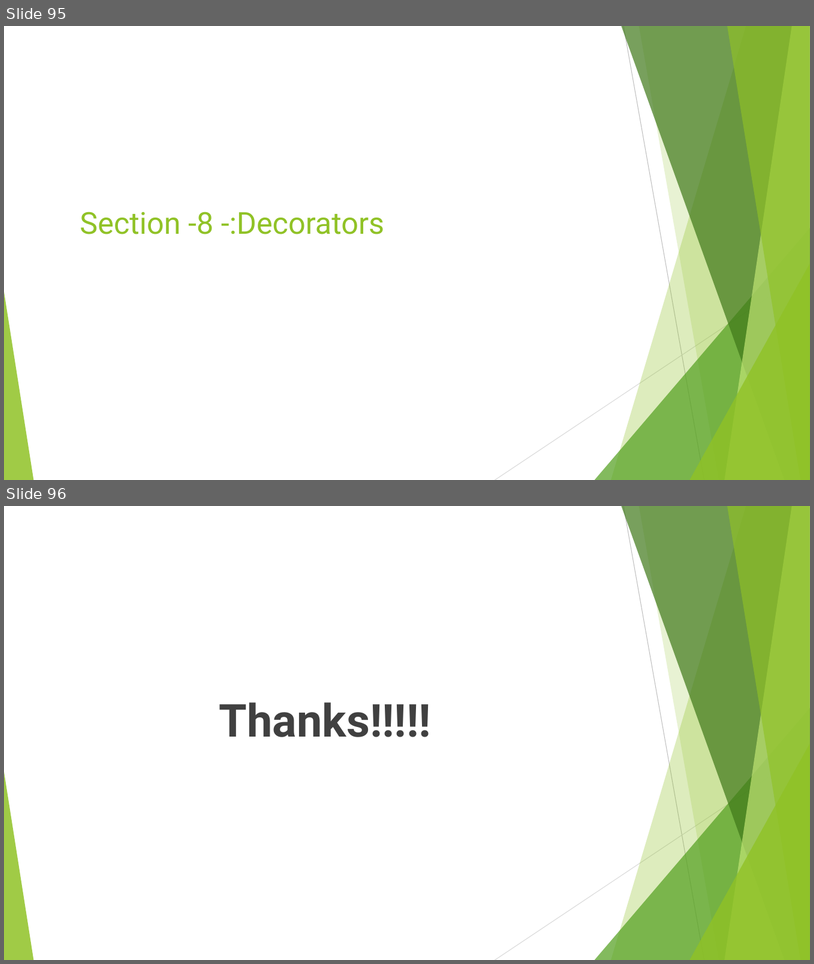
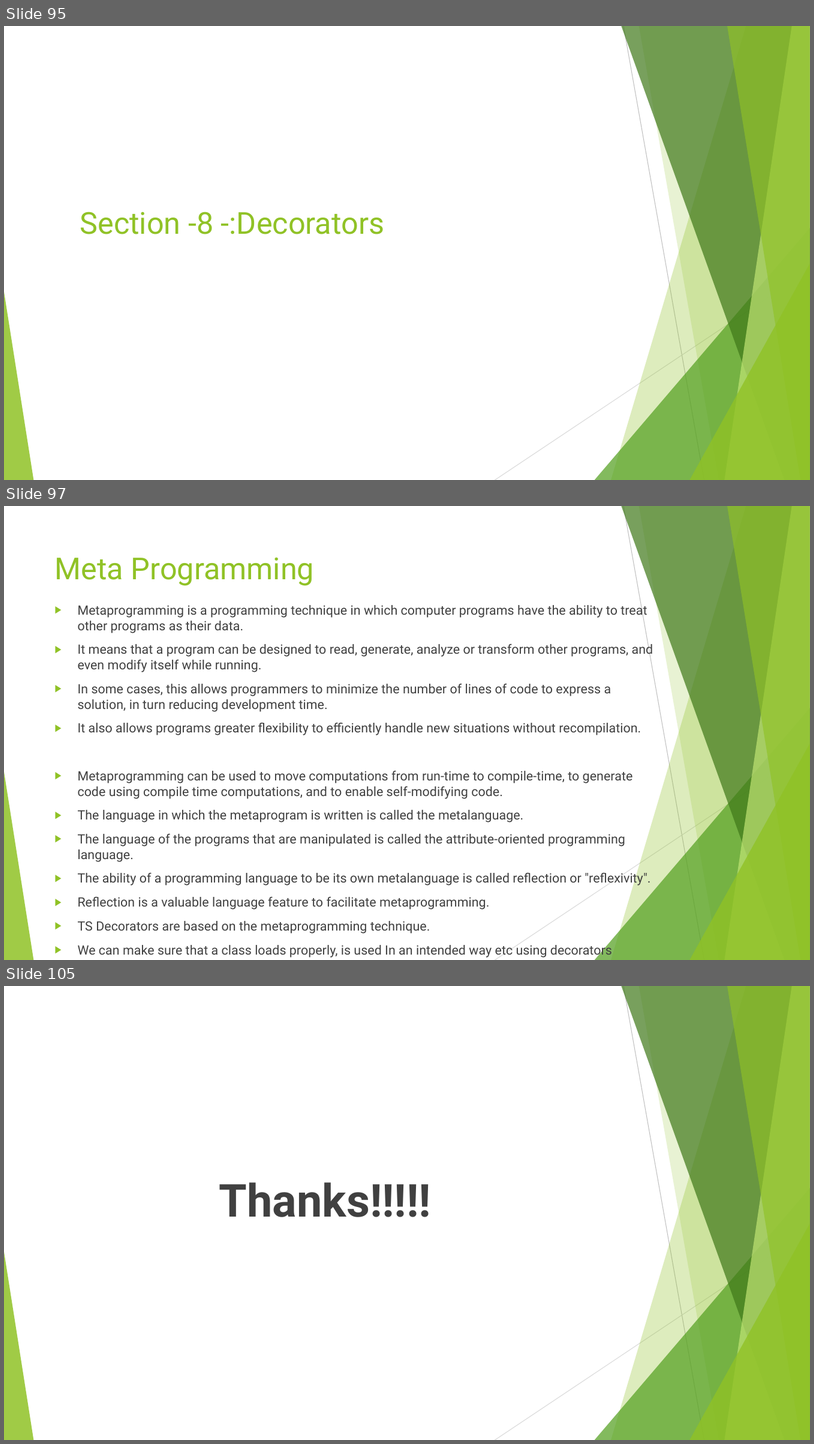
Before and after one commit to rudhrainfogain/TypeScript, a slide deck: PPT/TypeScriptv8.pptx. Shown one above the other, each under a label of ours: slides 95 and 96 before the commit, slides 95, 97 and 105 after it; the slides between them are not shown. The pictures are 814x964 and 814x1444 pixels, drawn with LibreOffice and Linux fonts; fonts in the diff are those of the drawing. Boxes give left, top, right and bottom in pixels: in the first picture for what was removed or moved away, otherwise in the second. Text is boxed around its words. In the diff, an @@ line names an element or a change of style, - is before the commit and + after.

Commit message:
Decorators Partial Code

```diff
--- a/PPT/TypeScriptv8.pptx
+++ b/PPT/TypeScriptv8.pptx
@@ slide 97 added at [4, 506, 810, 960], background #FFFFFF; not listed: 10 template elements that a slide beside it also shows @@
@@ title added at [55, 557, 314, 586], 36 pt, text #90C226 @@
+Meta Programming
@@ text added at [78, 603, 654, 958], 15.3 pt, text #404040 @@
+▶ Metaprogramming is a programming technique in which computer programs have the ability to treat other programs as their data.
+▶ It means that a program can be designed to read, generate, analyze or transform other programs, and even modify itself while running.
+▶ In some cases, this allows programmers to minimize the number of lines of code to express a solution, in turn reducing development time.
+▶ It also allows programs greater flexibility to efficiently handle new situations without recompilation.
+▶ Metaprogramming can be used to move computations from run-time to compile-time, to generate code using compile time computations, and to enable self-modifying code.
+▶ The language in which the metaprogram is written is called the metalanguage.
+▶ The language of the programs that are manipulated is called the attribute-oriented programming language.
+▶ The ability of a programming language to be its own metalanguage is called reflection or "reflexivity".
+▶ Reflection is a valuable language feature to facilitate metaprogramming.
+▶ TS Decorators are based on the metaprogramming technique.
+▶ We can make sure that a class loads properly, is used In an intended way etc using decorators
+▶ Decorators usually don’t have a direct impact on what users see on our page
@@ what was slide 96 is now slide 105 @@
```
Also in this commit, not shown: 8 other slides added, 4 other files.
